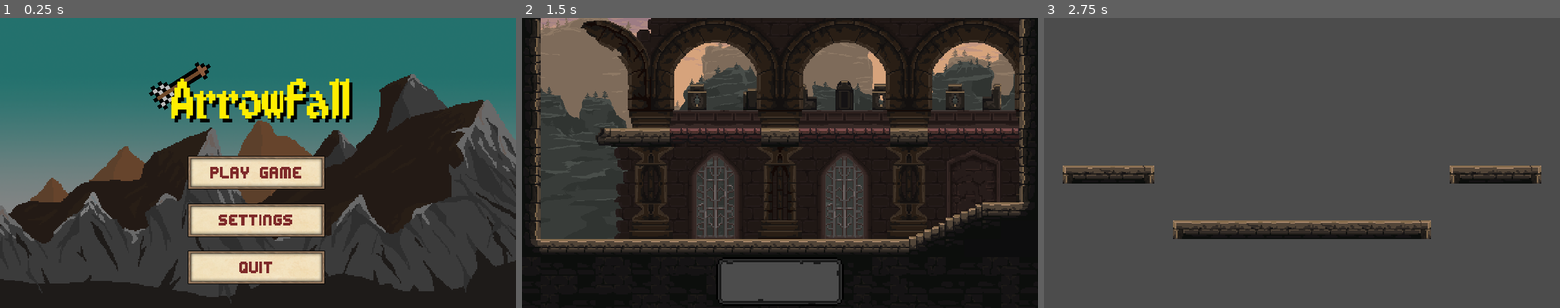
Above: before the commit, frames 1-3 (left to right).
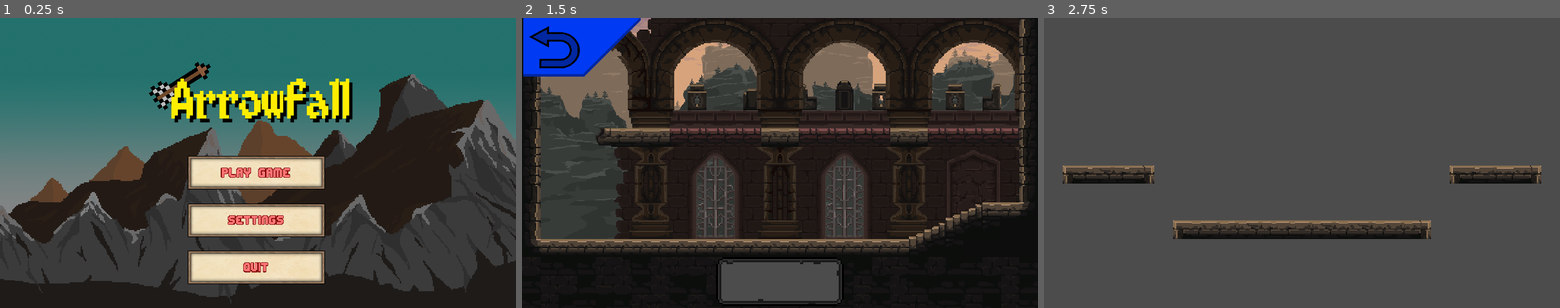
Above: after the commit, the same moments.

Repository: iubaldo/Arrowfall
Game: Godot game, scene res://Scenes/ScreenHandler.tscn
Two runs of this game, one before a commit and one after it. Both use one fixed random seed, a clock stepped at 60 frames per second and the inputs below.
Inputs (mouse positions are in pixels of both pictures, inside the frame that each line leads up to):
- Up to frame 1 (0.25 s): no input
- Up to frame 2 (1.5 s): click "Play Game" at 0.5 s; click (563, 47) at 1.27 s
- Up to frame 3 (2.75 s): tap Enter (debug_startGame) at 2 s; move the mouse to (1415, 148) at 2.02 s; press the mouse at (1415, 148) at 2.03 s; hold D (keyboard_move_right) from 2.03 s (still down); tap W (jump) at 2.27 s

The runs differ from the first frame. In frame 1, 1.2% of the frame differs, in the area x 40-59%, y 51-88%; in frame 2, 3.5%, in the area x 0-23%, y 0-21%; in frame 3, nothing differs.

Commit message:
Added back button

Diff:
--- a/Fonts/editrundo56.tres
+++ b/Fonts/editrundo56.tres
@@ -3,5 +3,7 @@
 [ext_resource path="res://Fonts/editundo.ttf" type="DynamicFontData" id=1]
 
 [resource]
-size = 56
+size = 43
+outline_size = 2
+outline_color = Color( 0.505882, 0.0156863, 0.0156863, 1 )
 font_data = ExtResource( 1 )
--- a/Scenes/Lobby.tscn
+++ b/Scenes/Lobby.tscn
@@ -1,7 +1,6 @@
-[gd_scene load_steps=21 format=2]
+[gd_scene load_steps=25 format=2]
 
 [ext_resource path="res://Scripts/Lobby/Lobby.gd" type="Script" id=1]
-[ext_resource path="res://Sprites/HUD Elements/BackButton5.png" type="Texture" id=2]
 [ext_resource path="res://Sprites/HUD Elements/PlayerBoxes/Vacant.png" type="Texture" id=3]
 [ext_resource path="res://Sprites/HUD Elements/PlayerBoxes/P2Box.png" type="Texture" id=4]
 [ext_resource path="res://Sprites/HUD Elements/ControllerType/controller.png" type="Texture" id=5]
@@ -12,13 +11,18 @@
 [ext_resource path="res://Sprites/PF_Castle_1.0/background_day1.png" type="Texture" id=10]
 [ext_resource path="res://Sprites/HUD Elements/PlayerBoxes/P1Box.png" type="Texture" id=11]
 [ext_resource path="res://Tilesets/PFCastleTileset.tres" type="TileSet" id=12]
-[ext_resource path="res://Sprites/HUD Elements/BackButton3.png" type="Texture" id=13]
-[ext_resource path="res://Sprites/HUD Elements/BackButton6.png" type="Texture" id=14]
-[ext_resource path="res://Sprites/HUD Elements/BackButton2.png" type="Texture" id=15]
-[ext_resource path="res://Sprites/HUD Elements/BackButton4.png" type="Texture" id=16]
-[ext_resource path="res://Sprites/HUD Elements/BackButton7.png" type="Texture" id=17]
-[ext_resource path="res://Sprites/HUD Elements/BackButton1.png" type="Texture" id=18]
+[ext_resource path="res://Sprites/HUD Elements/BackButton/backArrow10.png" type="Texture" id=13]
+[ext_resource path="res://Sprites/HUD Elements/BackButton/backArrow7.png" type="Texture" id=14]
+[ext_resource path="res://Sprites/HUD Elements/BackButton/backArrow0.png" type="Texture" id=15]
+[ext_resource path="res://Sprites/HUD Elements/BackButton/backArrow3.png" type="Texture" id=16]
+[ext_resource path="res://Sprites/HUD Elements/BackButton/backArrow4.png" type="Texture" id=17]
+[ext_resource path="res://Sprites/HUD Elements/BackButton/backArrow9.png" type="Texture" id=18]
 [ext_resource path="res://Scripts/Lobby/BackButton.gd" type="Script" id=19]
+[ext_resource path="res://Sprites/HUD Elements/BackButton/backArrow1.png" type="Texture" id=20]
+[ext_resource path="res://Sprites/HUD Elements/BackButton/backArrow8.png" type="Texture" id=21]
+[ext_resource path="res://Sprites/HUD Elements/BackButton/backArrow2.png" type="Texture" id=22]
+[ext_resource path="res://Sprites/HUD Elements/BackButton/backArrow6.png" type="Texture" id=23]
+[ext_resource path="res://Sprites/HUD Elements/BackButton/backArrow5.png" type="Texture" id=24]
 
 [sub_resource type="SpriteFrames" id=1]
 animations = [ {
@@ -27,10 +31,10 @@
 "name": "default",
 "speed": 5.0
 }, {
-"frames": [ ExtResource( 18 ), ExtResource( 15 ), ExtResource( 13 ), ExtResource( 16 ), ExtResource( 2 ), ExtResource( 14 ), ExtResource( 17 ) ],
+"frames": [ ExtResource( 15 ), ExtResource( 20 ), ExtResource( 22 ), ExtResource( 16 ), ExtResource( 17 ), ExtResource( 24 ), ExtResource( 23 ), ExtResource( 14 ), ExtResource( 21 ), ExtResource( 18 ), ExtResource( 13 ) ],
 "loop": true,
 "name": "BackOut",
-"speed": 5.0
+"speed": 7.8
 } ]
 
 [node name="Lobby" type="Node2D"]
@@ -45,18 +49,27 @@
 scale = Vector2( 0.9, 0.9 )
 z_index = -20
 texture = ExtResource( 10 )
+__meta__ = {
+"_edit_lock_": true
+}
 
 [node name="background_day2" type="Sprite" parent="Environment"]
 position = Vector2( 448, 159.551 )
 scale = Vector2( 0.9, 0.9 )
 z_index = -19
 texture = ExtResource( 9 )
+__meta__ = {
+"_edit_lock_": true
+}
 
 [node name="background_day3" type="Sprite" parent="Environment"]
 position = Vector2( 448, 159.551 )
 scale = Vector2( 0.9, 0.9 )
 z_index = -18
 texture = ExtResource( 6 )
+__meta__ = {
+"_edit_lock_": true
+}
 
 [node name="BackgroundTileMap" type="TileMap" parent="Environment"]
 position = Vector2( 0, -96 )
@@ -68,6 +81,9 @@
 collision_mask = 0
 format = 1
 tile_data = PoolIntArray( 65544, 36, 131072, 65545, 35, 262148, 65546, 35, 262145, 65547, 35, 262147, 65548, 35, 262145 …(3503 unchanged characters)…
+__meta__ = {
+"_edit_lock_": true
+}
 
 [node name="ForegroundTileMap" type="TileMap" parent="Environment"]
 position = Vector2( 0, -96 )
@@ -79,6 +95,9 @@
 collision_mask = 0
 format = 1
 tile_data = PoolIntArray( 196611, 16, 0, 196615, 31, 0, 196622, 31, 0, 196629, 31, 0, 524293, 45, 0, 524294, 45, 1, 524 …(585 unchanged characters)…
+__meta__ = {
+"_edit_lock_": true
+}
 
 [node name="PhysicalTileMap" type="TileMap" parent="Environment"]
 position = Vector2( 0, -96 )
@@ -89,6 +108,9 @@
 collision_mask = 15
 format = 1
 tile_data = PoolIntArray( -65538, 1, 131074, -65537, 1, 12, -131072, 1, 12, -131071, 1, 12, -131070, 1, 12, -131069, 1, …(6437 unchanged characters)…
+__meta__ = {
+"_edit_lock_": true
+}
 
 [node name="DropThroughTileMap" type="TileMap" parent="Environment"]
 position = Vector2( 0, -96 )
@@ -99,11 +121,14 @@
 collision_mask = 12
 format = 1
 tile_data = PoolIntArray( 589832, 37, 0, 589833, 37, 0, 589834, 37, 0, 589835, 37, 0, 589836, 37, 0, 589839, 37, 0, 589840, 37, 0, 589841, 37, 0, 589842, 37, 0, 589843, 37, 0, 589846, 37, 0, 589847, 37, 0, 589848, 37, 0, 589849, 37, 0, 589850, 37, 0 )
+__meta__ = {
+"_edit_lock_": true
+}
 
 [node name="BackButton" type="TextureButton" parent="Environment"]
-visible = false
-margin_right = 108.0
-margin_bottom = 100.0
+margin_left = 1.0
+margin_right = 148.0
+margin_bottom = 101.0
 action_mode = 0
 script = ExtResource( 19 )
 __meta__ = {
@@ -111,8 +136,8 @@
 }
 
 [node name="BackAnimation" type="AnimatedSprite" parent="Environment/BackButton"]
-position = Vector2( 61.0433, 56.9328 )
-scale = Vector2( 0.485404, 0.485404 )
+position = Vector2( 102.968, 50.594 )
+scale = Vector2( 0.407055, 0.406752 )
 frames = SubResource( 1 )
 animation = "BackOut"
 speed_scale = 2.0
@@ -138,6 +163,7 @@
 margin_bottom = 504.0
 mouse_filter = 2
 __meta__ = {
+"_edit_lock_": true,
 "_edit_use_anchors_": false
 }
 
--- a/Scenes/Main Menu.tscn
+++ b/Scenes/Main Menu.tscn
@@ -71,7 +71,7 @@
 anchor_right = 1.0
 anchor_bottom = 1.0
 custom_fonts/font = ExtResource( 5 )
-custom_colors/font_color = Color( 0.498039, 0.164706, 0.164706, 1 )
+custom_colors/font_color = Color( 1, 0.466667, 0.466667, 1 )
 text = "Play Game"
 align = 1
 valign = 1
@@ -96,7 +96,7 @@
 anchor_right = 1.0
 anchor_bottom = 1.0
 custom_fonts/font = ExtResource( 5 )
-custom_colors/font_color = Color( 0.498039, 0.164706, 0.164706, 1 )
+custom_colors/font_color = Color( 1, 0.466667, 0.466667, 1 )
 text = "Settings"
 align = 1
 valign = 1
@@ -121,7 +121,7 @@
 anchor_right = 1.0
 anchor_bottom = 1.0
 custom_fonts/font = ExtResource( 5 )
-custom_colors/font_color = Color( 0.498039, 0.164706, 0.164706, 1 )
+custom_colors/font_color = Color( 1, 0.466667, 0.466667, 1 )
 text = "Quit"
 align = 1
 valign = 1
Binary file added: Sprites/HUD Elements/BackButton/back0.png
Not shown, added: Sprites/HUD Elements/BackButton/back0.png.import
Binary file added: Sprites/HUD Elements/BackButton/back1.png
Not shown, added: Sprites/HUD Elements/BackButton/back1.png.import
Binary file added: Sprites/HUD Elements/BackButton/back10.png
Not shown, added: Sprites/HUD Elements/BackButton/back10.png.import
Binary file added: Sprites/HUD Elements/BackButton/back2.png
Not shown, added: Sprites/HUD Elements/BackButton/back2.png.import
Binary file added: Sprites/HUD Elements/BackButton/back3.png
Not shown, added: Sprites/HUD Elements/BackButton/back3.png.import
Binary file added: Sprites/HUD Elements/BackButton/back4.png
Not shown, added: Sprites/HUD Elements/BackButton/back4.png.import
(and 38 more such lines)
